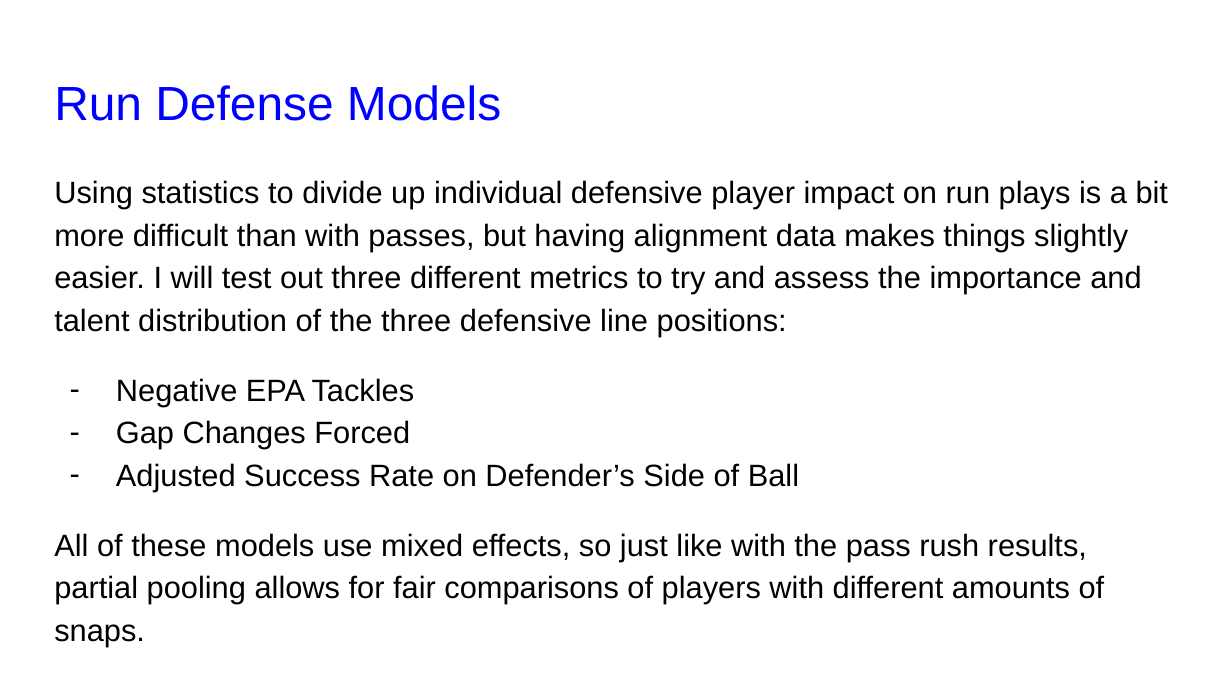
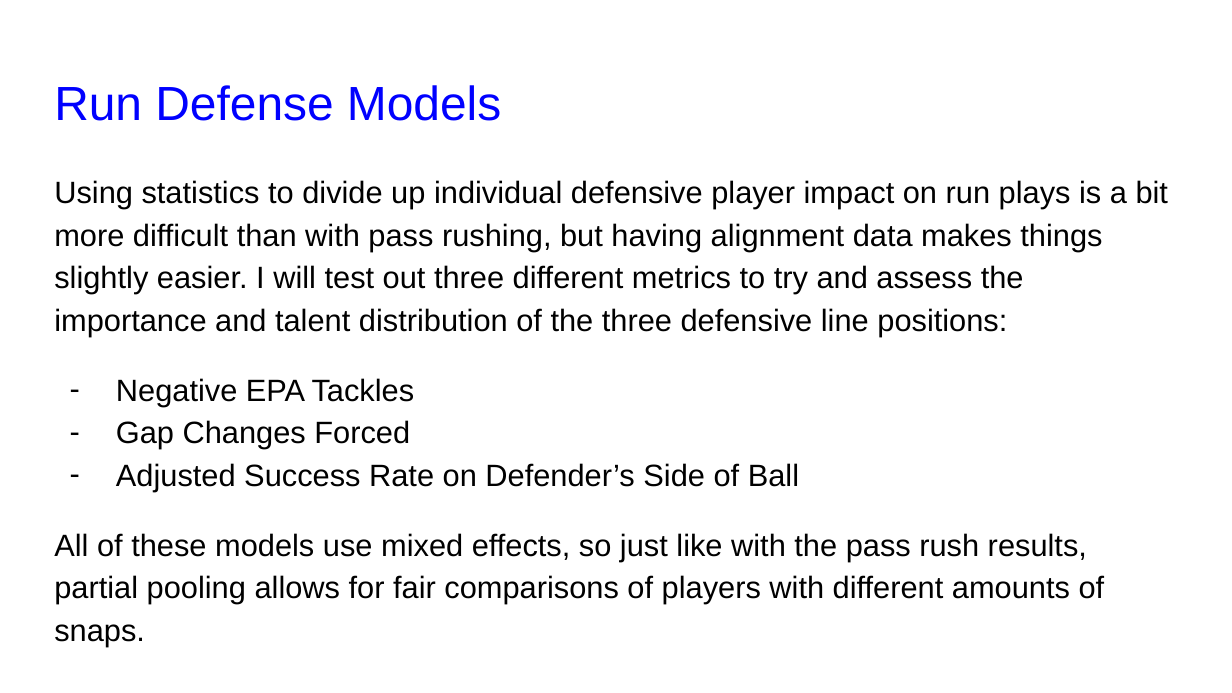
Before and after one commit to SportsInfoSolutions/AnalyticsChallenge2020, a slide deck: slide 14 of Submissions/SIS_Challenge.pptx. Drawn at 1232x693 pixels with LibreOffice and Linux fonts; fonts in the diff are those of the drawing. Boxes give left, top, right and bottom in pixels: in the first picture for what was removed or moved away, otherwise in the second. Text is boxed around its words. In the diff, an @@ line names an element or a change of style, - is before the commit and + after.

```diff
--- a/Submissions/SIS_Challenge.pptx
+++ b/Submissions/SIS_Challenge.pptx
@@ text at box(54, 180, 1168, 336): text changed @@
-Using statistics to divide up individual defensive player impact on run plays is a bit more difficult than with passes, but having alignment data makes things slightly easier. I will test out three different metrics to try and assess the importance and talent distribution of the three defensive line positions:
+Using statistics to divide up individual defensive player impact on run plays is a bit more difficult than with pass rushing, but having alignment data makes things slightly easier. I will test out three different metrics to try and assess the importance and talent distribution of the three defensive line positions:
```
Also in this commit, not shown: 7 other slides changed, 3 slides added, 1 slide removed, 1 other file.
